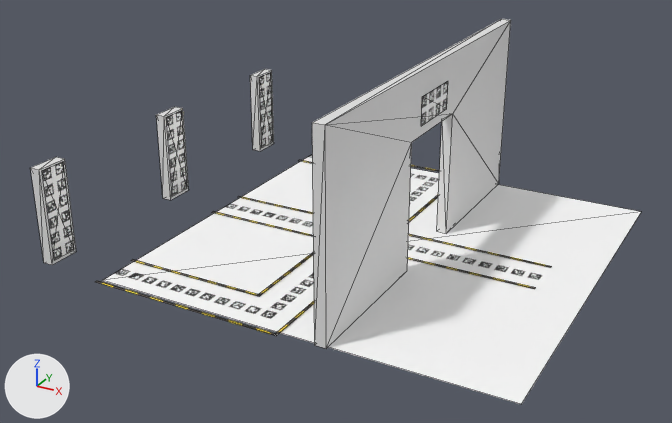
An edit to the COLLADA model software/ros_workspace/PX4-software/models/wall_with_markers_big_board_onepattern/meshes/model.dae, drawn before and after from the same camera.
The view is the same before and after, from a 50 mm camera at (6.57, -14.11, 7.47) aimed at (-0.91, -0.52, 0.67). The axes (+X, +Y, +Z) are drawn at lower left. The lights are the same throughout. Mesh edges are drawn as thin lines. Where no turn or scale is listed for an object, it has been applied to the vertices.

Names of what the first picture shows: 'Cube.001', 'Cube.002', 'Cube.004', 'Cube.005', 'grid_board_new_100', 'grid_board_new_200_big_onepattern', 'grid_board_new_landing1', 'grid_board_new_landing1.001', 'grid_board_new_landing1.002'.
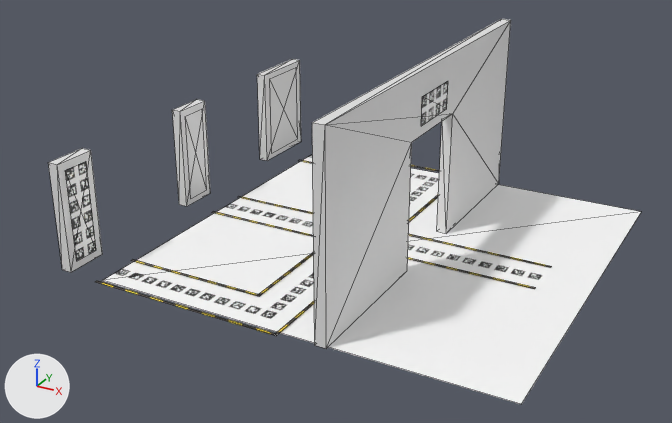
Edits to the bpy script that builds the scene:
```text
Add mat_grid_board_landing_2_1:
    mat_grid_board_landing_2_1 = principled_material('grid_board_landing_2_1')
    mat_grid_board_landing_2_1.base_color = (0.8, 0.8, 0.8)  # white #e7e7e7
Add mat_grid_board_landing_3_1:
    mat_grid_board_landing_3_1 = principled_material('grid_board_landing_3_1')
    mat_grid_board_landing_3_1.base_color = (0.8, 0.8, 0.8)  # white #e7e7e7
Add me_grid_board_landing_2_1:
    me_grid_board_landing_2_1.from_pydata([(0.0, -0.27, -0.88), (0.0, 0.27, -0.88), (0.0, -0.27, 0.88), (0.0, 0.27, 0.88)], [], [(1, 2, 0), (1, 3, 2)])
    me_grid_board_landing_2_1.materials.append(mat_grid_board_landing_2_1)  # its picture is missing
Add me_grid_board_landing_3_1:
    me_grid_board_landing_3_1.from_pydata([(0.0, -0.58, -0.88), (0.0, 0.58, -0.88), (0.0, -0.58, 0.88), (0.0, 0.58, 0.88)], [], [(1, 2, 0), (1, 3, 2)])
    me_grid_board_landing_3_1.materials.append(mat_grid_board_landing_3_1)  # its picture is missing
Change ob_grid_board_new_landing1_002:
    ob_grid_board_new_landing1_002.location: (-4.89, -3.35, 0.92) -> (-4.4, -3.3, 1.0)
Remove ob_grid_board_new_landing1_001:
    ob_grid_board_new_landing1_001 = bpy.data.objects.new('grid_board_new_landing1.001', me_grid_board_new_landing1_001)
    ob_grid_board_new_landing1_001.location = (-4.89, 0.0, 0.92)
Remove ob_grid_board_new_landing1:
    ob_grid_board_new_landing1 = bpy.data.objects.new('grid_board_new_landing1', me_grid_board_new_landing1)
    ob_grid_board_new_landing1.location = (-4.89, 3.35, 0.92)
Change ob_cube_005:
    ob_cube_005.location: (-5.0, -3.35, 0.9) -> (-4.51, -3.3, 1.0)
    ob_cube_005.scale: (0.1, 0.3, 0.9) -> (0.1, 0.4, 1.0)
Change ob_cube_004:
    ob_cube_004.location: (-5.0, 3.35, 0.9) -> (-4.51, 3.35, 1.0)
    ob_cube_004.scale: (0.1, 0.3, 0.9) -> (0.1, 0.75, 1.0)
Change ob_cube_002:
    ob_cube_002.location: (-5.0, 0.0, 0.9) -> (-4.51, 0.0, 1.0)
    ob_cube_002.scale: (0.1, 0.3, 0.9) -> (0.1, 0.4, 1.0)
Add ob_grid_board_landing_2_1:
    ob_grid_board_landing_2_1 = bpy.data.objects.new('grid_board_landing_2_1', me_grid_board_landing_2_1)
    ob_grid_board_landing_2_1.location = (-4.4, 0.0, 1.0)
Add ob_grid_board_landing_3_1:
    ob_grid_board_landing_3_1 = bpy.data.objects.new('grid_board_landing_3_1', me_grid_board_landing_3_1)
    ob_grid_board_landing_3_1.location = (-4.4, 3.35, 1.0)
```

What differs and where, as boxes (x1, y1, x2, y2) in the pictures (672 x 423 px):
'Cube.005', moved, rescaled (20% wider, 15% taller)
    before: (31, 157, 76, 265)
    after: (48, 148, 102, 272)
'grid_board_new_landing1.002', moved
    before: (42, 162, 74, 260)
    after: (65, 161, 96, 261)
'Cube.002', moved, rescaled (18% wider, 15% taller)
    before: (156, 107, 188, 200)
    after: (172, 99, 210, 206)
'Cube.004', moved, rescaled (80% wider, 24% taller)
    before: (250, 69, 274, 151)
    after: (257, 59, 301, 161)
'grid_board_landing_3_1', added
    after: (270, 67, 298, 153)
'grid_board_landing_2_1', added
    after: (185, 109, 207, 198)
'grid_board_new_landing1.001', deleted
    before: (166, 110, 187, 196)
'grid_board_new_landing1', deleted
    before: (259, 72, 273, 147)
